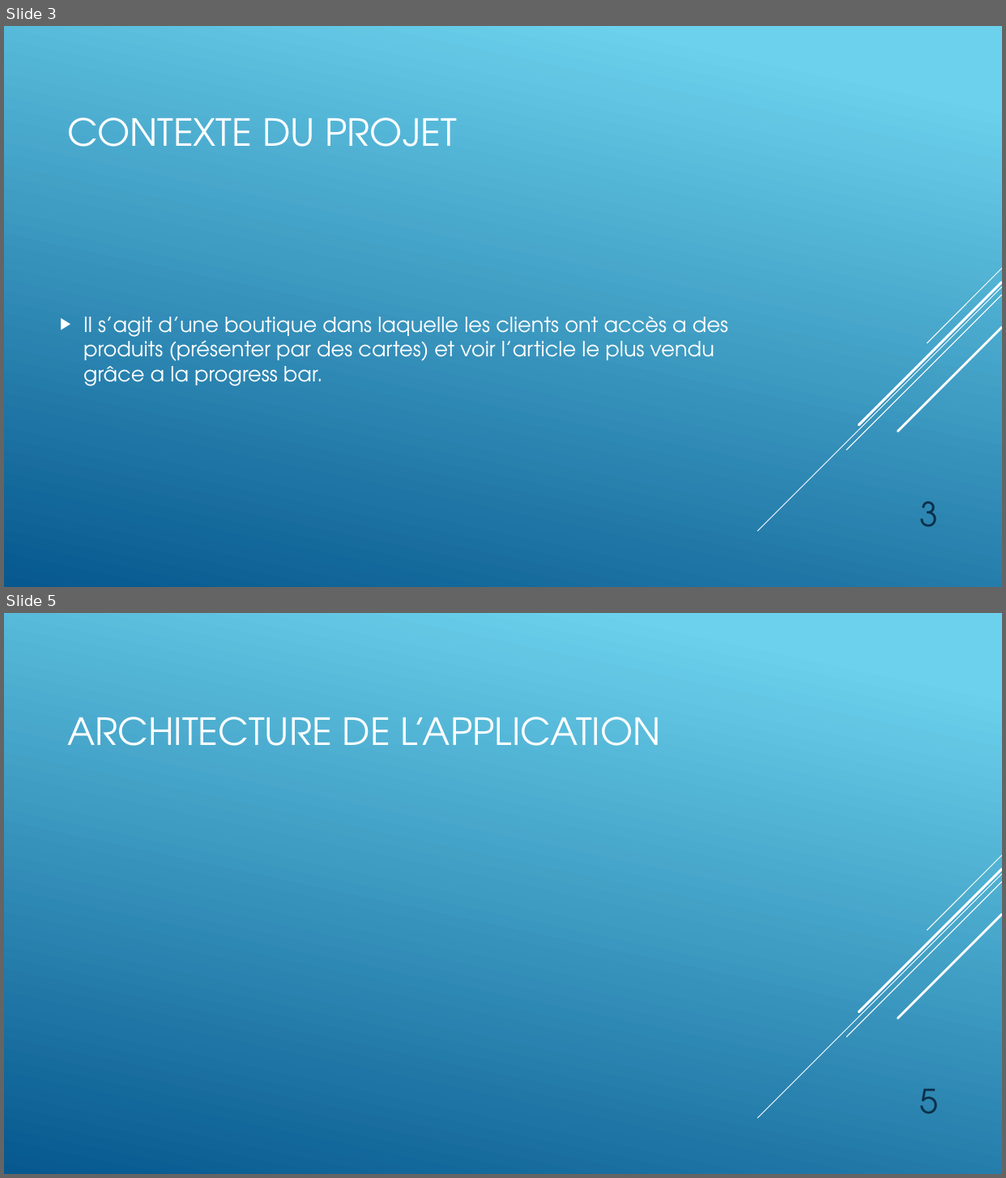
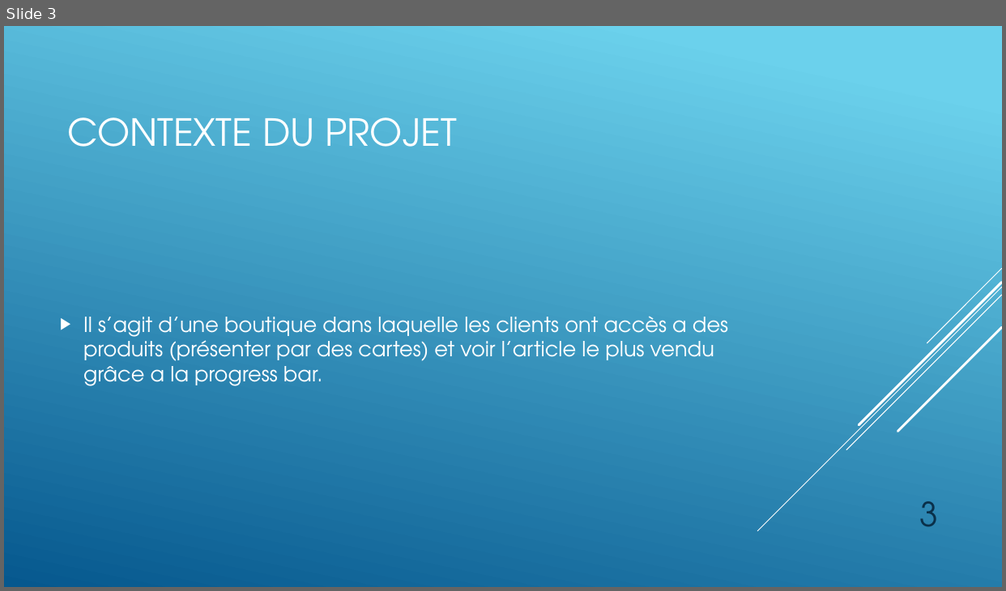
Before and after one commit to anne-parage/Dev-web, a slide deck: Boutique en ligne.pptx. Shown one above the other, each under a label of ours: slides 3 and 5 before the commit, slide 3 after it; the slides between them are not shown. The pictures are 1006x1178 and 1006x591 pixels, drawn with LibreOffice and Linux fonts; fonts in the diff are those of the drawing. Boxes give left, top, right and bottom in pixels: in the first picture for what was removed or moved away, otherwise in the second. Text is boxed around its words. In the diff, an @@ line names an element or a change of style, - is before the commit and + after.

```diff
--- a/Boutique en ligne.pptx
+++ b/Boutique en ligne.pptx
@@ slide 5 removed at (4,613,1002,1174), background gradient #6ED2EB to #06588E; not listed: 5 template elements that a slide beside it also shows @@
@@ title removed at (67,717,661,746) @@
-ARCHITECTURE DE L’APPLICATION
@@ page number removed at (920,1089,939,1114) @@
-5
```
Also in this commit, not shown: 2 slides changed, 2 slides added, 3 other slides removed, 1 other file.
